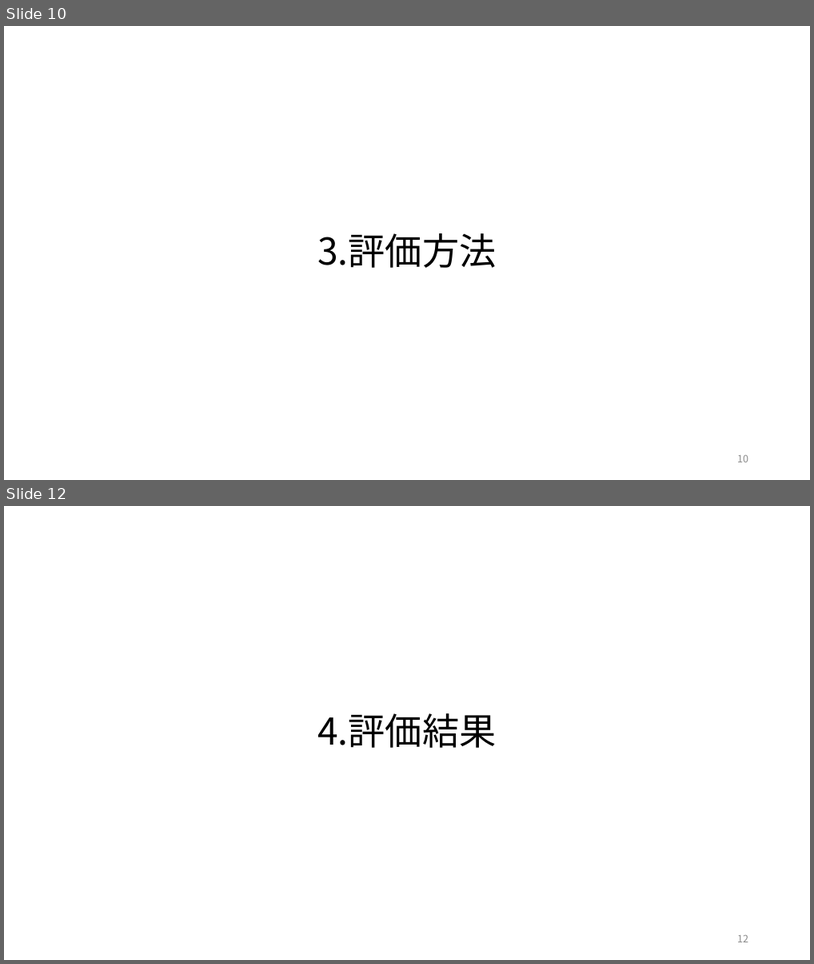
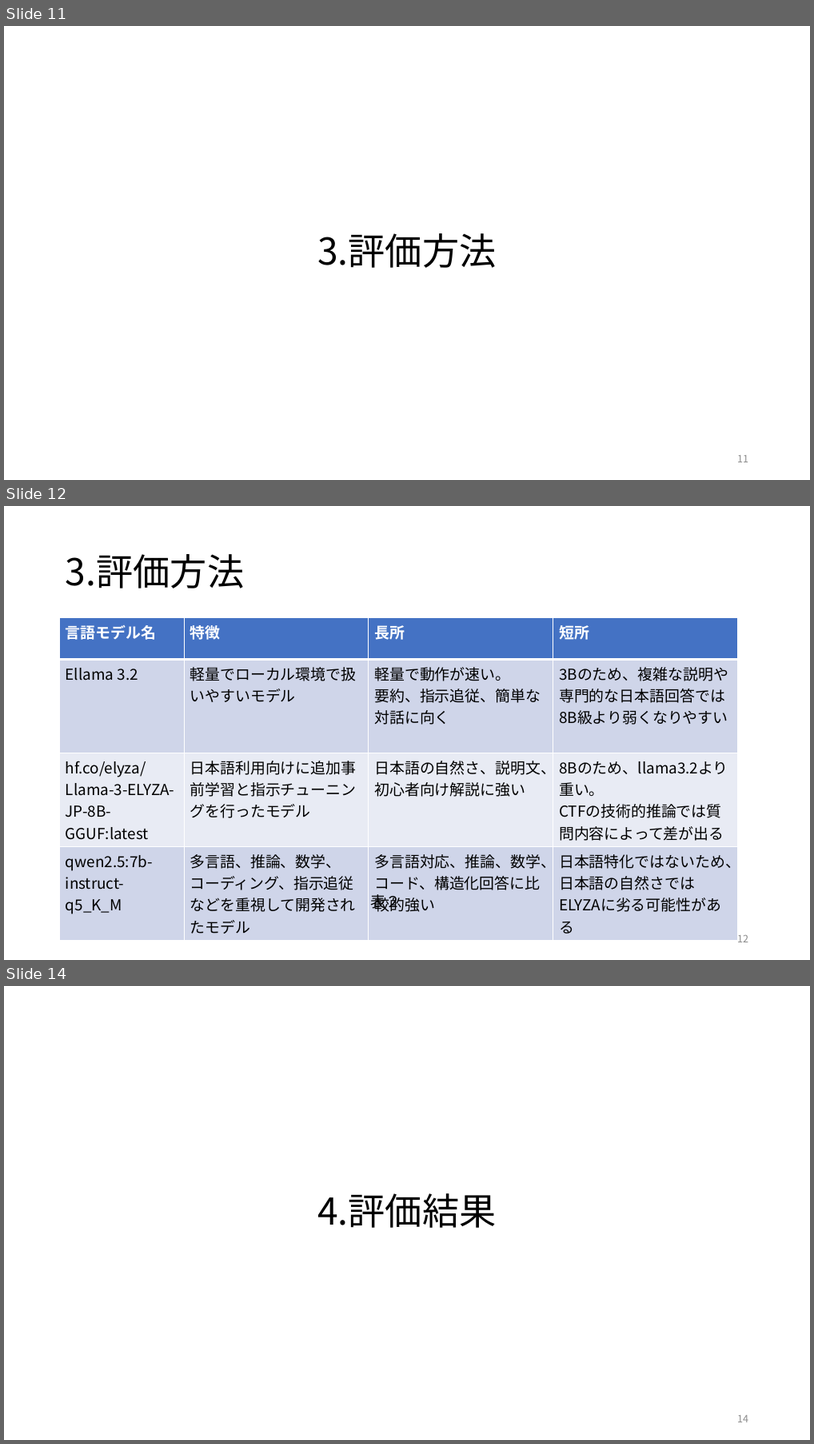
Before and after one commit to kuwaChang/kuwaCTF, a slide deck: 2026-06-15-j123109-桑原光太朗.pptx. Shown one above the other, each under a label of ours: slides 10 and 12 before the commit, slides 11, 12 and 14 after it; the slides between them are not shown. The pictures are 814x964 and 814x1444 pixels, drawn with LibreOffice and Linux fonts; fonts in the diff are those of the drawing. Boxes give left, top, right and bottom in pixels: in the first picture for what was removed or moved away, otherwise in the second. Text is boxed around its words. In the diff, an @@ line names an element or a change of style, - is before the commit and + after.

```diff
--- a/2026-06-15-j123109-桑原光太朗.pptx
+++ b/2026-06-15-j123109-桑原光太朗.pptx
@@ slide 12 added at (4,506,810,960), background #FFFFFF @@
@@ title added at (66,554,244,588), 44 pt, text #000000 @@
+3.評価方法
@@ table added at (60,618,738,936), 4 rows, 4 columns @@
+言語モデル名 | 特徴 | 長所 | 短所
+Ellama 3.2 | 軽量でローカル環境で扱いやすいモデル | 軽量で動作が速い。 / 要約、指示追従、簡単な対話に向く | 3Bのため、複雑な説明や専門的な日本語回答では8B級より弱くなりやすい
+hf.co/elyza/Llama-3-ELYZA-JP-8B-GGUF:latest | 日本語利用向けに追加事前学習と指示チューニングを行ったモデル | 日本語の自然さ、説明文、初心者向け解説に強い | 8Bのため、llama3.2より重い。 / CTFの技術的推論では質問内容によって差が出る
+qwen2.5:7b-instruct-q5_K_M | 多言語、推論、数学、コーディング、指示追従などを重視して開発されたモデル | 多言語対応、推論、数学、コード、構造化回答に比較的強い | 日本語特化ではないため、日本語の自然さではELYZAに劣る可能性がある
@@ text added at (370,894,401,912), 18 pt, text #000000 @@
+表２
@@ page number added at (738,935,749,942), 12 pt, text #8C8C8C @@
+12
@@ what was slide 10 is now slide 11 @@
@@ page number at (738,455,749,462): text changed @@
-10
+11
@@ what was slide 12 is now slide 14 @@
@@ page number at (738,1415,749,1422): text changed @@
-12
+14
```
Also in this commit, not shown: 6 slides changed, 1 other slide added, 4 other files.
